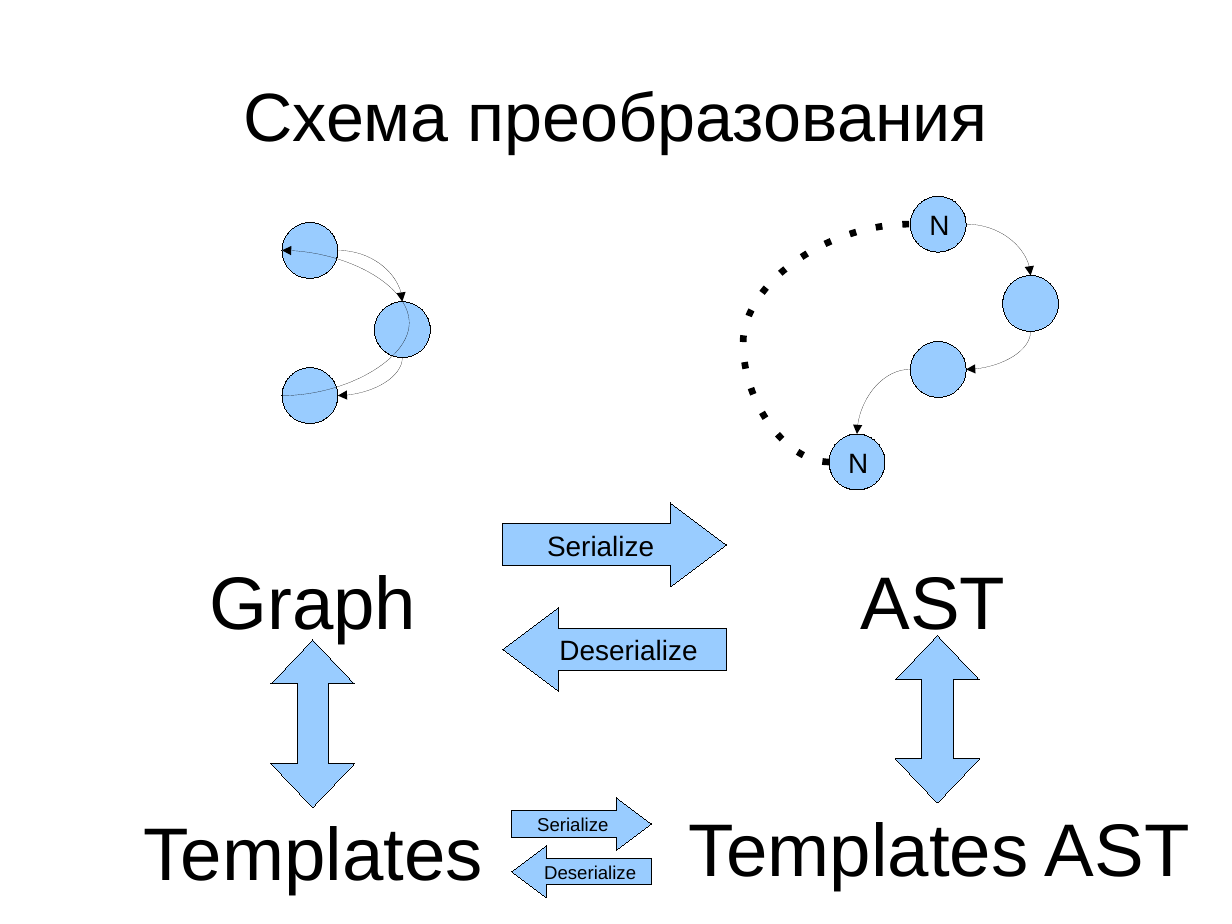
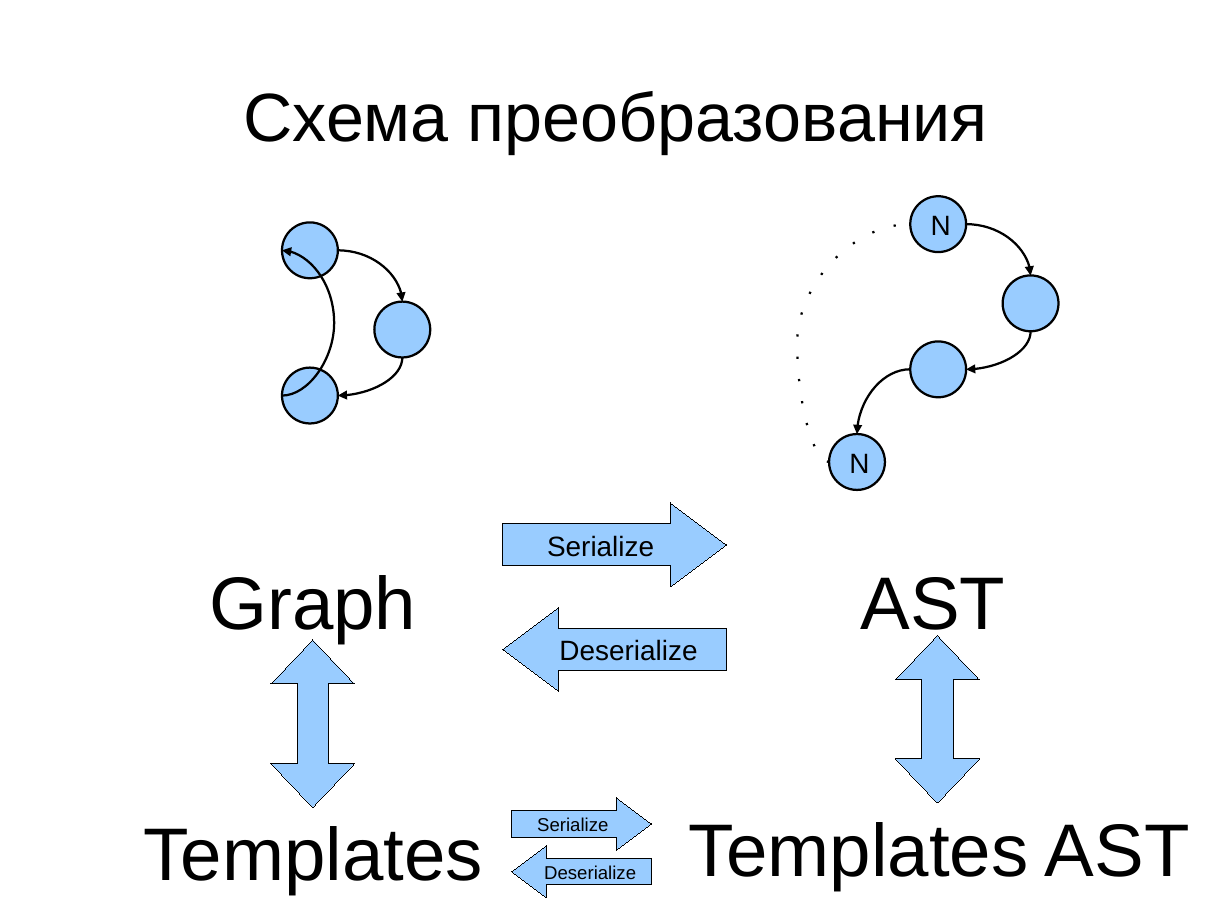
Before and after one commit to abreslav/grammatic.docs, a slide deck: slide 7 of papers/KMU_10/talk/slides.odp. Drawn at 1232x924 pixels with LibreOffice and Linux fonts; fonts in the diff are those of the drawing. Boxes give left, top, right and bottom in pixels: in the first picture for what was removed or moved away, otherwise in the second. Text is boxed around its words. In the diff, an @@ line names an element or a change of style, - is before the commit and + after.

```diff
--- a/papers/KMU_10/talk/slides.odp
+++ b/papers/KMU_10/talk/slides.odp
@@ curved line (830, 462) - (911, 225): stroke #000000 4.31 pt to #000000 1.45 pt; route changed @@
@@ curved arrow (966, 225) - (1031, 275): stroke #000000 0 pt to #000000 1.45 pt @@
@@ curved arrow (282, 396) - (282, 250): stroke #000000 0 pt to #000000 1.45 pt; route changed @@
@@ curved arrow (338, 250) - (402, 302): stroke #000000 0 pt to #000000 1.45 pt @@
@@ outline #000000 0 pt to #000000 1.45 pt in 7 elements at <box>911,197,967,253</box>, <box>830,434,885,490</box>, <box>282,222,338,278</box>, <box>282,368,338,424</box>, <box>375,302,430,358</box>, <box>911,342,967,398</box>, <box>1003,275,1059,331</box> @@
@@ curved arrow (402, 358) - (338, 396): stroke #000000 0 pt to #000000 1.45 pt @@
@@ curved arrow (1031, 331) - (966, 370): stroke #000000 0 pt to #000000 1.45 pt @@
@@ curved arrow (911, 369) - (857, 434): stroke #000000 0 pt to #000000 1.45 pt @@
```
Also in this commit, not shown: 9 other slides changed, 3 other files.
